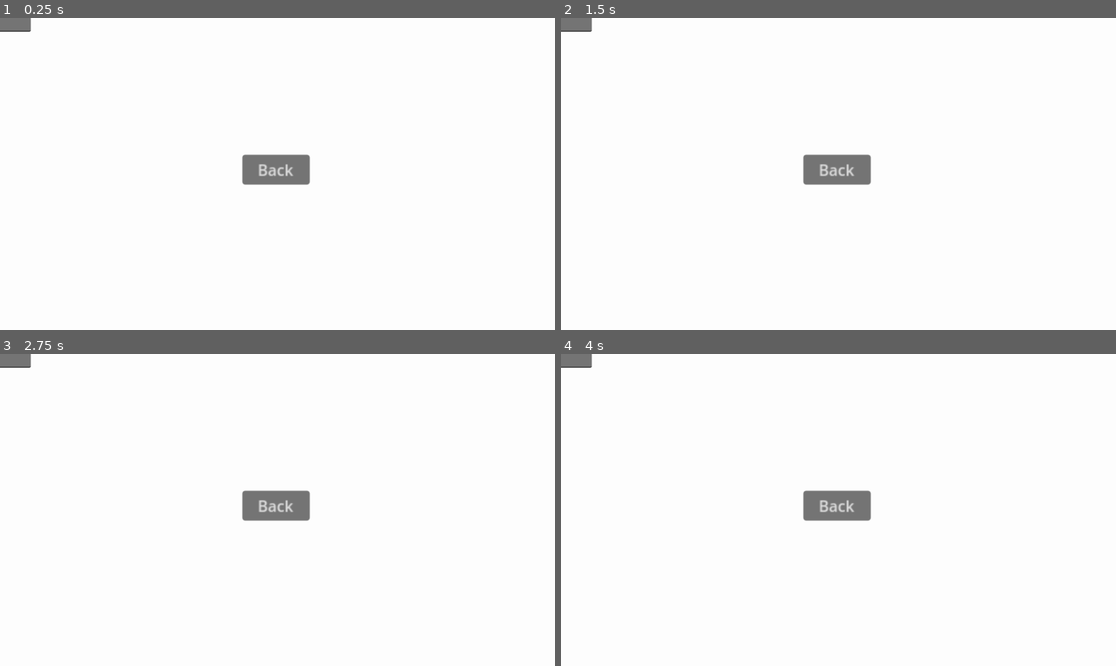
Above: before the commit, frames 1-4 (two rows, left to right).
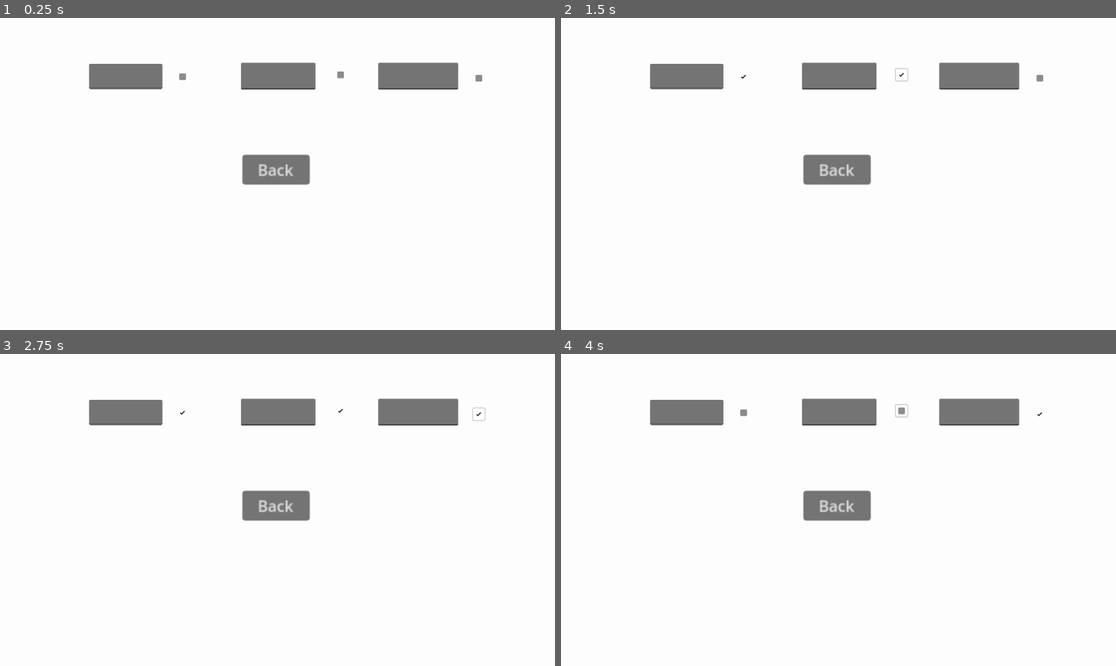
Above: after the commit, the same moments.

Repository: mulboor/kruispuntsimulatie
Game: Godot game, scene res://ui/factors_test.tscn
Two runs of this game, one before a commit and one after it. Both use one fixed random seed, a clock stepped at 60 frames per second and the inputs below. This scene is started directly instead of the project's main scene.
Inputs (mouse positions are in pixels of both pictures, inside the frame that each line leads up to):
- Up to frame 1 (0.25 s): no input
- Up to frame 2 (1.5 s): click (744, 77) at 0.52 s; click (899, 74) at 1.27 s
- Up to frame 3 (2.75 s): click (477, 413) at 2.02 s
- Up to frame 4 (4 s): click (744, 413) at 2.77 s; click (899, 410) at 3.52 s

The runs differ from the first frame. In frame 1, 3.9% of the frame differs, in the area x 0-87%, y 0-23%; in frame 2, 3.8%; in frame 3, 3.8%; in frame 4, 3.9%.

Commit message:
UI

Diff:
--- a/ui/factors_test.gd
+++ b/ui/factors_test.gd
@@ -6,9 +6,22 @@
 func _ready():
 	line_edit.text_submitted.connect(_on_LineEdit_text_entered)
 
+	line_edit.text_submitted.connect(_on_LineEdit2_text_entered)
+
 func _on_LineEdit_text_entered(new_text: String) -> void:
 	label.text = "Your name is: " + new_text
 
 
+func _on_LineEdit2_text_entered(new_text: String) -> void:
+	label.text = "Your name is: " + new_text
+
+
+
+
+
+
+
+
+
 func _on_back_pressed() -> void:
 	get_tree().change_scene_to_file("res://ui/options_test.tscn")
--- a/ui/factors_test.tscn
+++ b/ui/factors_test.tscn
@@ -33,7 +33,50 @@
 
 [node name="LineEdit" type="LineEdit" parent="."]
 layout_mode = 0
-offset_right = 67.0625
-offset_bottom = 31.0
+offset_left = 188.0
+offset_top = 97.0
+offset_right = 340.0
+offset_bottom = 150.0
+
+[node name="CheckBox" type="CheckBox" parent="."]
+layout_mode = 1
+anchors_preset = -1
+anchor_right = 0.01
+anchor_bottom = 0.019
+offset_left = 370.0
+offset_top = 112.0
+offset_right = 382.48
+offset_bottom = 123.688
+
+[node name="CheckBox2" type="CheckBox" parent="."]
+layout_mode = 1
+anchors_preset = -1
+anchor_right = 0.029
+anchor_bottom = 0.037
+offset_left = 698.0
+offset_top = 108.0
+offset_right = 688.592
+offset_bottom = 108.024
+
+[node name="CheckBox3" type="CheckBox" parent="."]
+layout_mode = 0
+offset_left = 985.0
+offset_top = 115.0
+offset_right = 1009.0
+offset_bottom = 139.0
+
+[node name="LineEdit2" type="LineEdit" parent="."]
+layout_mode = 0
+offset_left = 503.0
+offset_top = 95.0
+offset_right = 658.0
+offset_bottom = 151.0
+
+[node name="LineEdit3" type="LineEdit" parent="."]
+layout_mode = 0
+offset_left = 788.0
+offset_top = 95.0
+offset_right = 954.0
+offset_bottom = 151.0
 
 [connection signal="pressed" from="MarginContainer/VBoxContainer/Back" to="." method="_on_back_pressed"]
